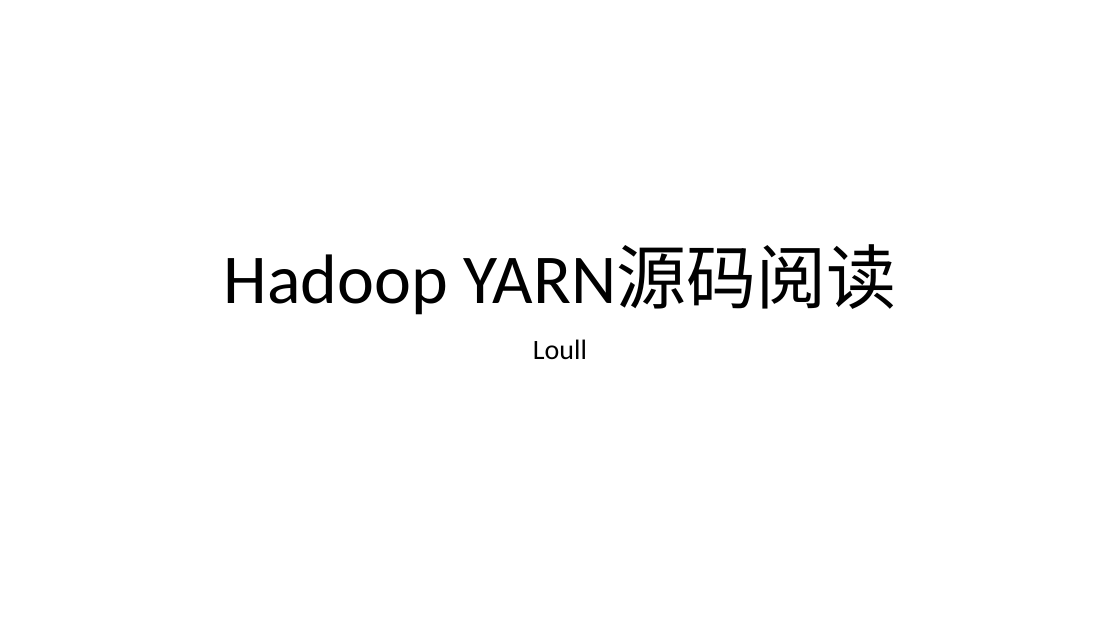
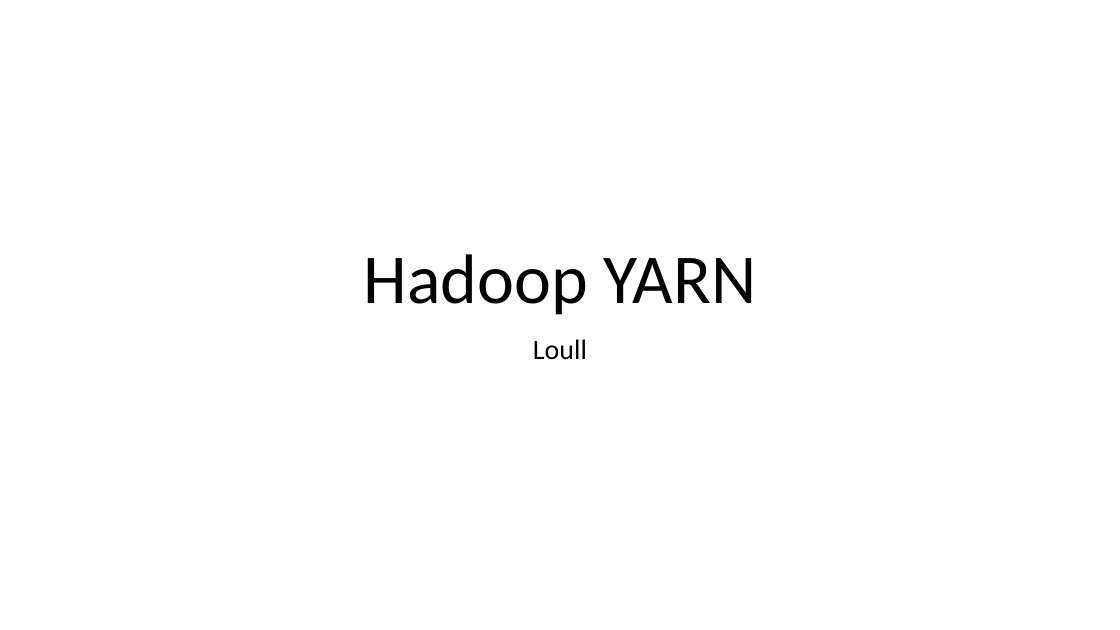
Before and after one commit to loull521/hadoop-yarn-src-read, a slide deck: slide 1 of ppt/Hadoop_2.4.1_YARN_source_code_read.pptx. Drawn at 1120x630 pixels with LibreOffice and Linux fonts; fonts in the diff are those of the drawing. Boxes give left, top, right and bottom in pixels: in the first picture for what was removed or moved away, otherwise in the second. Text is boxed around its words. In the diff, an @@ line names an element or a change of style, - is before the commit and + after.

```diff
--- a/ppt/Hadoop_2.4.1_YARN_source_code_read.pptx
+++ b/ppt/Hadoop_2.4.1_YARN_source_code_read.pptx
@@ title at [364,254,756,315]: text changed @@
-Hadoop YARN源码阅读
+Hadoop YARN
```
Also in this commit, not shown: 16 other slides changed, 4 slides added, 1 slide removed, 5 other files.
